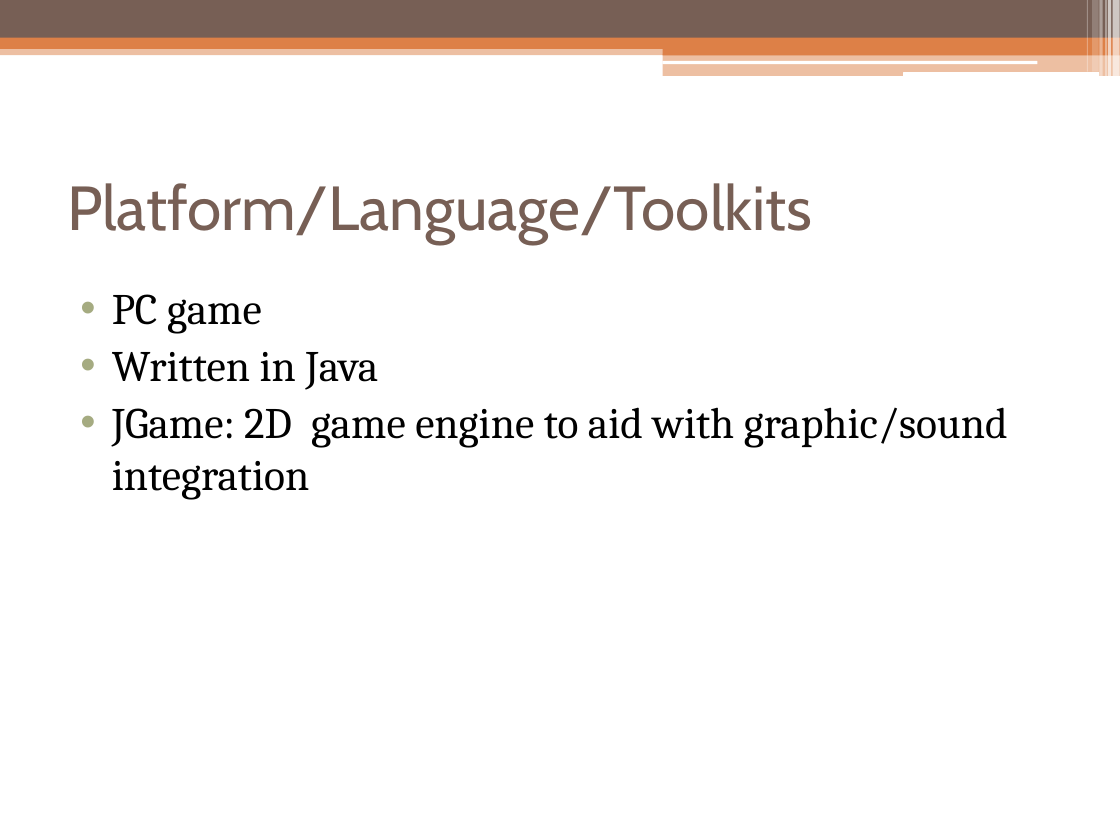
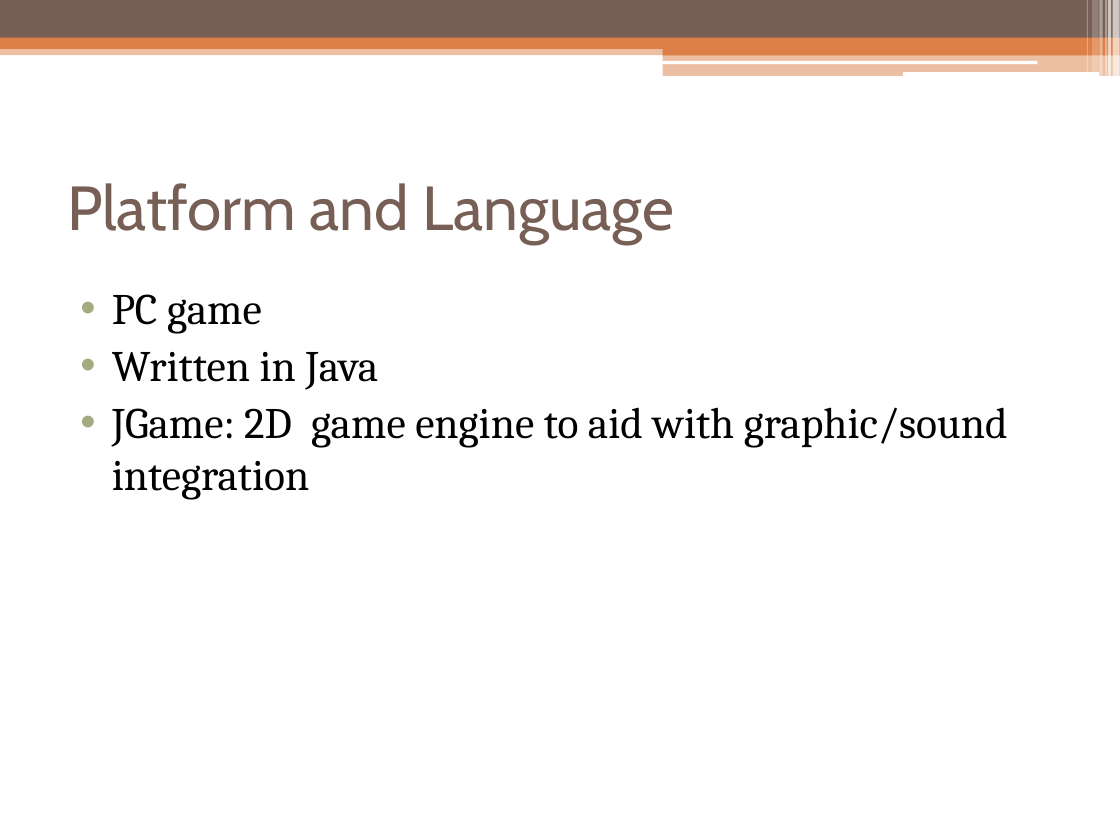
Before and after one commit to csce3513/Team2, a slide deck: slide 3 of GamePresentation1.pptx. Drawn at 1120x840 pixels with LibreOffice and Linux fonts; fonts in the diff are those of the drawing. Boxes give left, top, right and bottom in pixels: in the first picture for what was removed or moved away, otherwise in the second. Text is boxed around its words. In the diff, an @@ line names an element or a change of style, - is before the commit and + after.

Commit message:
Changed slide titles

```diff
--- a/GamePresentation1.pptx
+++ b/GamePresentation1.pptx
@@ title at (67, 183, 675, 244): text changed @@
-Platform/Language/Toolkits
+Platform and Language
```
Also in this commit, not shown: 3 other slides changed.
